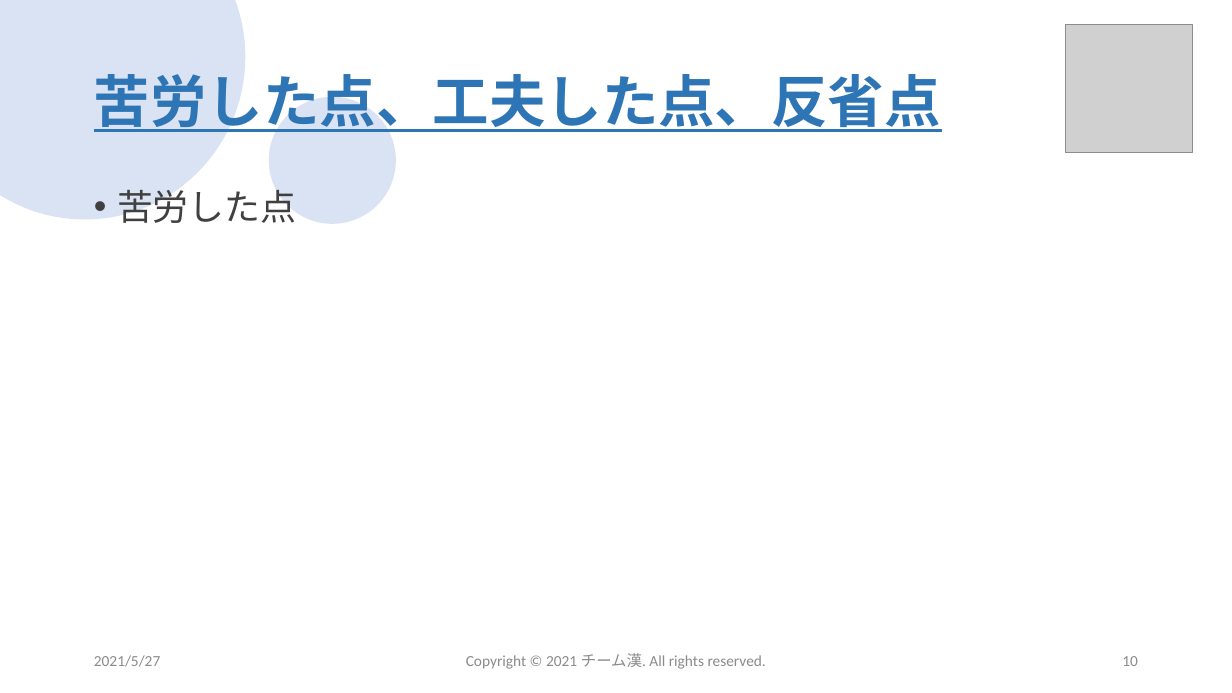
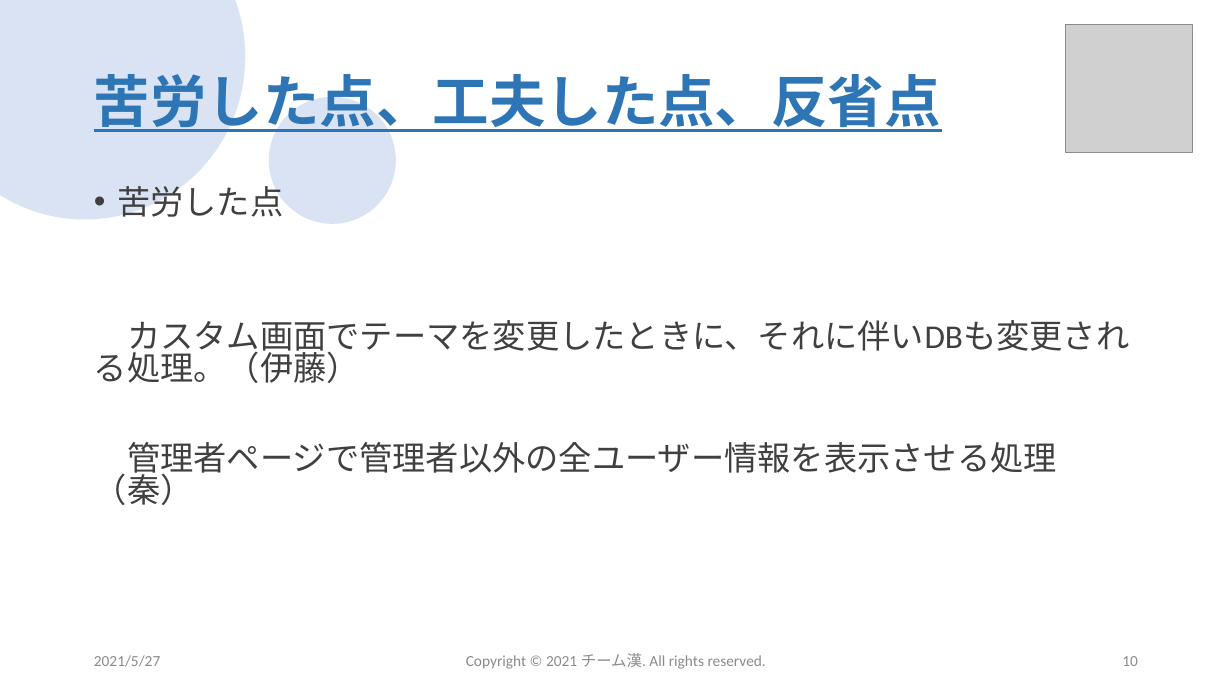
Before and after one commit to sss-sr2021/GUYS, a slide deck: slide 10 of 提出物/チーム漢_成果発表会プレゼン資料.pptx. Drawn at 1232x693 pixels with LibreOffice and Linux fonts; fonts in the diff are those of the drawing; grey boxes stand for pictures; background and template pictures are left out. Boxes give left, top, right and bottom in pixels: in the first picture for what was removed or moved away, otherwise in the second. Text is boxed around its words. In the diff, an @@ line names an element or a change of style, - is before the commit and + after.

Commit message:
成果発表会プレゼン資料変更

```diff
--- a/提出物/チーム漢_成果発表会プレゼン資料.pptx
+++ b/提出物/チーム漢_成果発表会プレゼン資料.pptx
@@ text at (117,186,283,217): size 28 to 25.9 pt in "苦労した点"; line spacing 0.9 to 0.8 @@
@@ text at (94,320,1129,505): paragraphs added @@
+カスタム画面でテーマを変更したときに、それに伴いDBも変更される処理。（伊藤）
+管理者ページで管理者以外の全ユーザー情報を表示させる処理（秦）
```
Also in this commit, not shown: 3 other slides changed.
